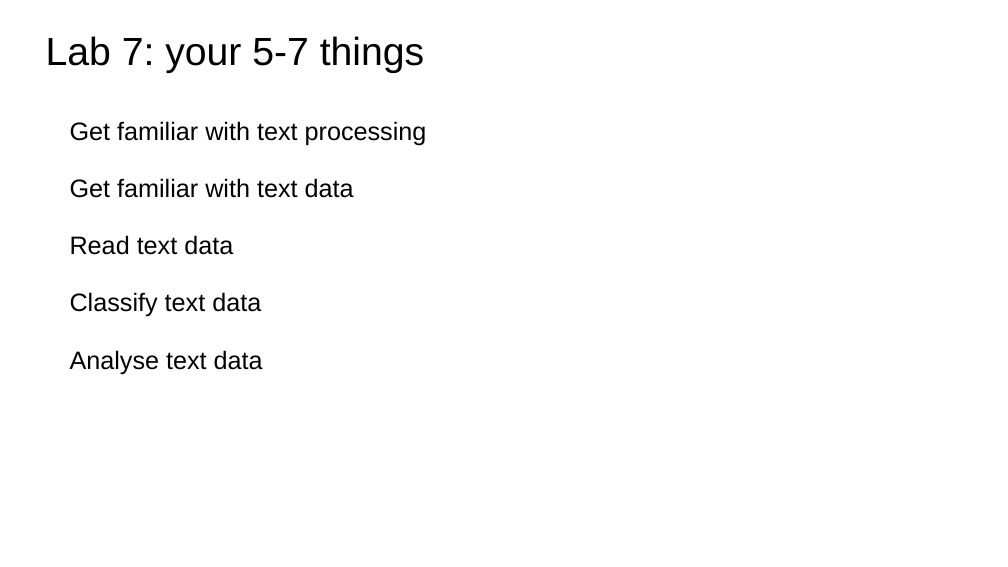
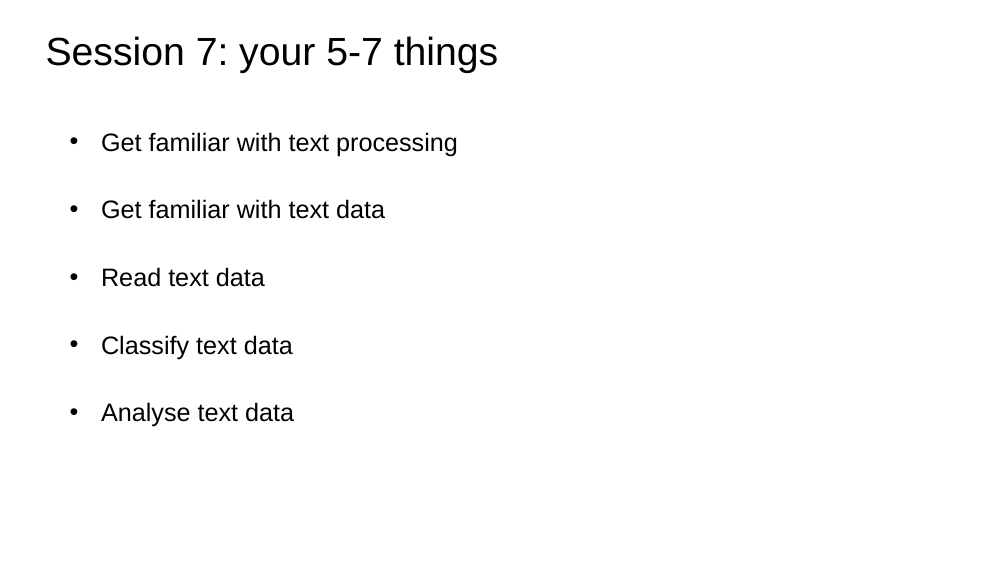
Before and after one commit to bodacea/datascienceforbeginners, a slide deck: slide 3 of Session 07 Text Data.ppt (slide 2 before the commit). Drawn at 1008x567 pixels with LibreOffice and Linux fonts; fonts in the diff are those of the drawing. Boxes give left, top, right and bottom in pixels: in the first picture for what was removed or moved away, otherwise in the second. Text is boxed around its words. In the diff, an @@ line names an element or a change of style, - is before the commit and + after.

Commit message:
cleaned up session 7 slides

```diff
--- a/Session 07 Text Data.ppt
+++ b/Session 07 Text Data.ppt
@@ title at (x1=46, y1=36, x2=498, y2=73): text changed @@
-Lab 7: your 5-7 things
+Session 7: your 5-7 things
@@ text "Get familiar with text processing" at (x1=101, y1=132, x2=458, y2=427): bullet none to •; line spacing 1.15 to 1.5 @@
```
Also in this commit, not shown: 3 other slides changed, 1 slide added.
